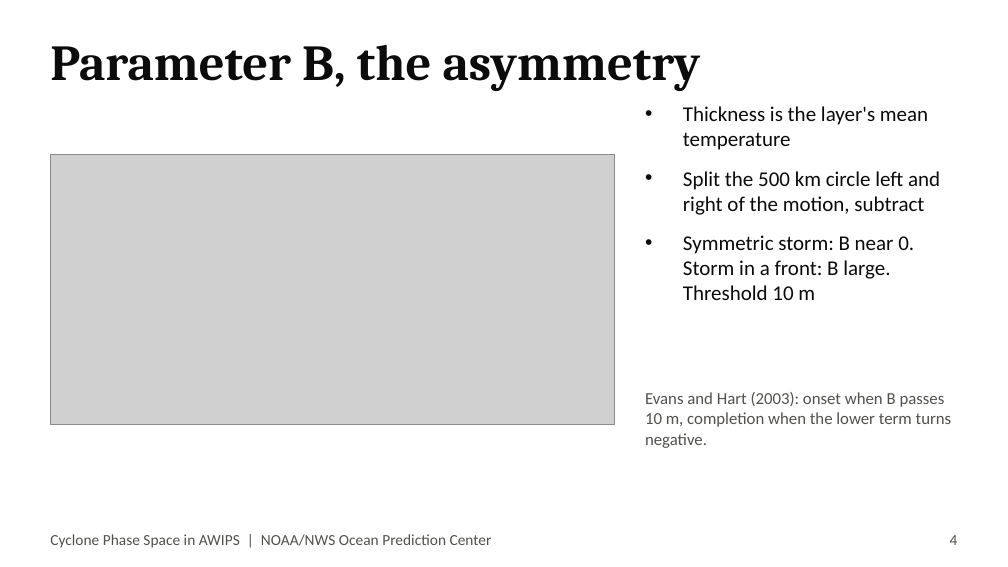
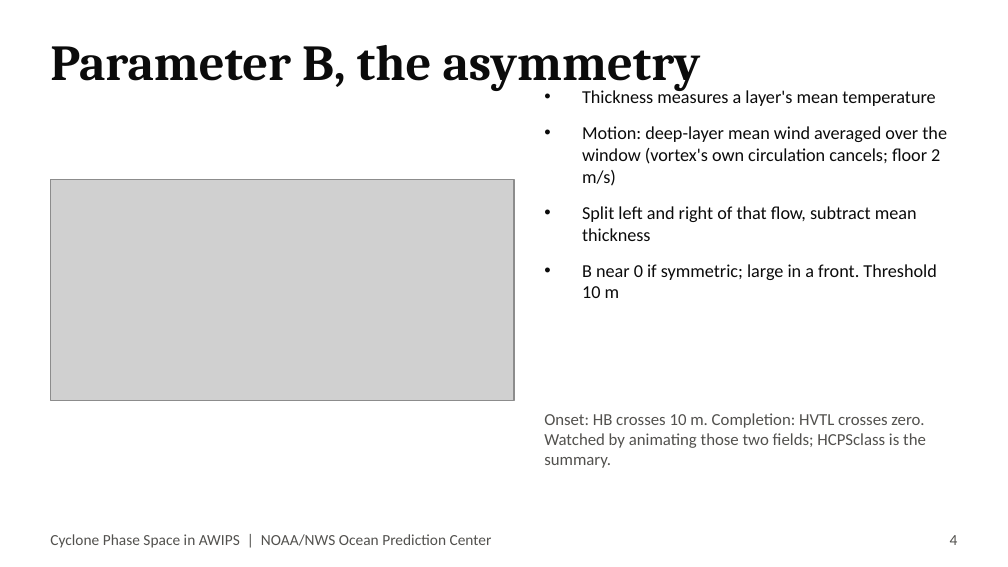
Before and after one commit to jkrek17/awips-tools, a slide deck: slide 4 of D2D/docs/TALK.pptx. Drawn at 1008x567 pixels with LibreOffice and Linux fonts; fonts in the diff are those of the drawing; grey boxes stand for pictures. Boxes give left, top, right and bottom in pixels: in the first picture for what was removed or moved away, otherwise in the second. Text is boxed around its words. In the diff, an @@ line names an element or a change of style, - is before the commit and + after.

```diff
--- a/D2D/docs/TALK.pptx
+++ b/D2D/docs/TALK.pptx
@@ text at (582,89,947,298): text changed; size 15 to 13 pt @@
-• Thickness is the layer's mean temperature
-• Split the 500 km circle left and right of the motion, subtract
-• Symmetric storm: B near 0. Storm in a front: B large. Threshold 10 m
+• Thickness measures a layer's mean temperature
+• Motion: deep-layer mean wind averaged over the window (vortex's own circulation cancels; floor 2 m/s)
+• Split left and right of that flow, subtract mean thickness
+• B near 0 if symmetric; large in a front. Threshold 10 m
@@ picture: place and size @@
-picture at (50,155,615,424)
+picture at (50,179,514,401)
@@ text at (544,413,926,468): text changed @@
-Evans and Hart (2003): onset when B passes 10 m, completion when the lower term turns negative.
+Onset: HB crosses 10 m. Completion: HVTL crosses zero. Watched by animating those two fields; HCPSclass is the summary.
```
Also in this commit, not shown: 9 other slides changed, 1 other file.
